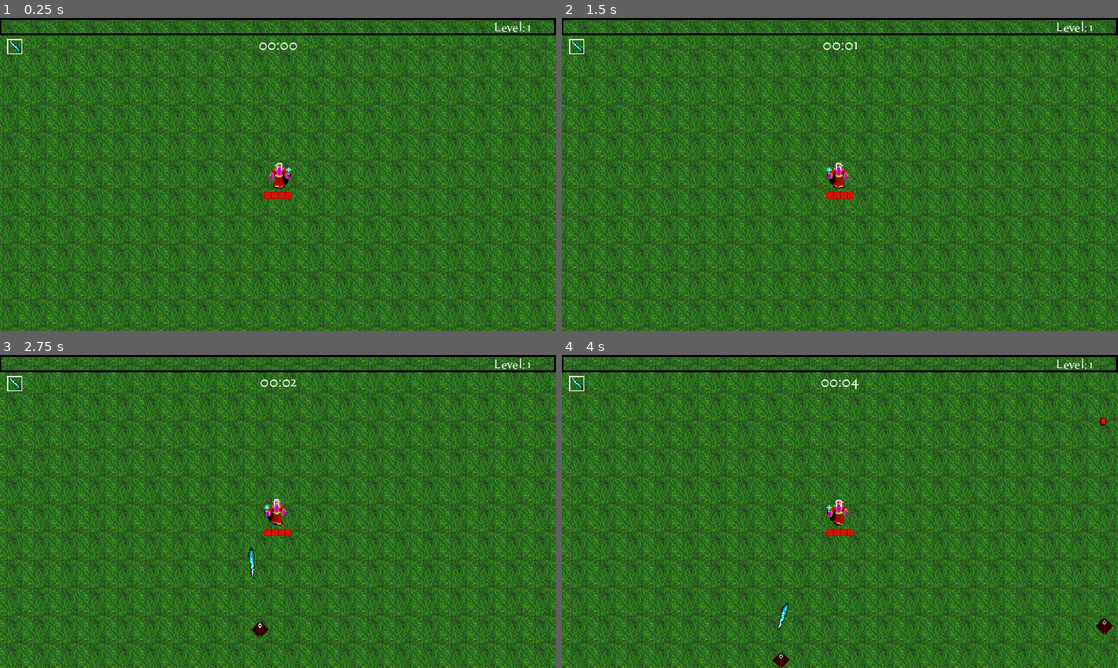
Above: before the commit, frames 1-4 (two rows, left to right).
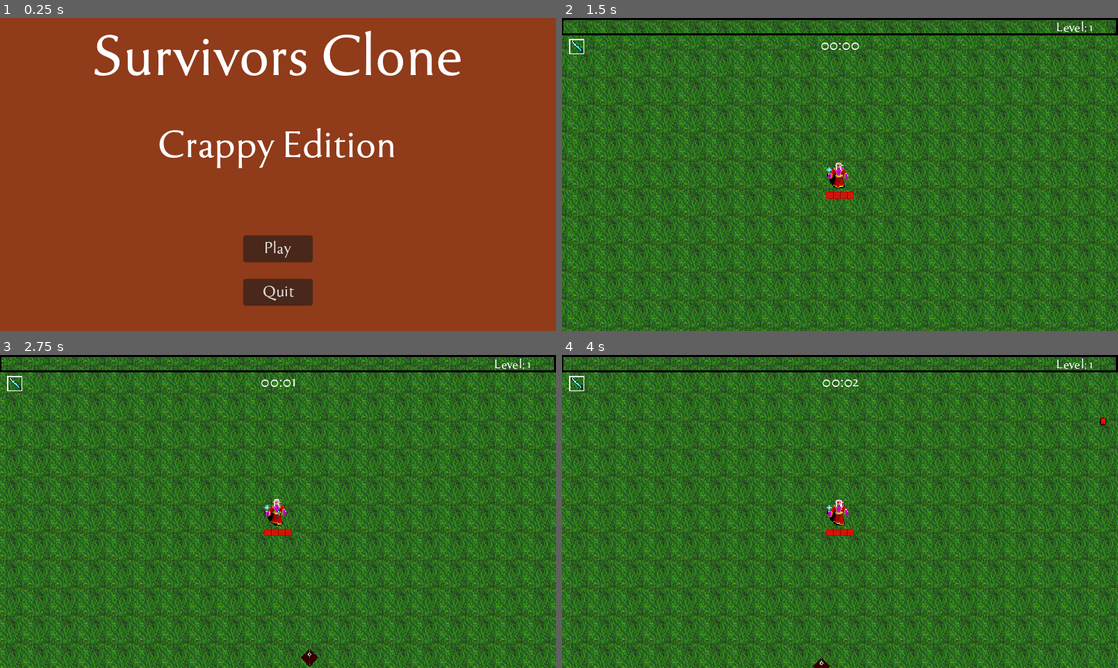
Above: after the commit, the same moments.

Repository: deonblaauw/rfg
Game: Godot game, scene res://Title Screen/menu.tscn
Same seed, same stepped clock (60 frames per second), same inputs: the game is played once before the commit and once after it. Before the commit the project starts from res://World/world.tscn. Sound files missing from this copy of the repository are replaced by a short silence.
Inputs (mouse positions are in pixels of both pictures, inside the frame that each line leads up to):
- Up to frame 1 (0.25 s): no input
- Up to frame 2 (1.5 s): click (840, 249) at 0.5 s, where only the run after the commit has a clickable "Play"; move the mouse to (962, 158) at 1.27 s; hold Right (right) from 1.28 s (still down); click (962, 158) at 1.35 s
- Up to frame 3 (2.75 s): move the mouse to (166, 527) at 2.02 s; release Right (right) at 2.03 s; hold Down (down) from 2.03 s (still down); click (166, 527) at 2.1 s
- Up to frame 4 (4 s): move the mouse to (895, 442) at 2.77 s; release Down (down) at 2.78 s; hold Right (right) 2.78-3.53 s; click (895, 442) at 2.85 s; move the mouse to (812, 574) at 3.52 s; hold Up (up) from 3.53 s (still down); click (812, 574) at 3.6 s

The runs differ from the first frame. In frame 1, 100% of the frame differs, in the area x 0-100%, y 0-100%; in frame 2, 0.1%; in frame 3, 0.3%; in frame 4, 0.4%.

Commit message:
Game done! This is v1.0

Diff:
--- a/Player/player.gd
+++ b/Player/player.gd
@@ -154,7 +154,7 @@
 # using underscore just means we're not using that variable
 func _on_hurt_box_hurt(damage , _angle, _knockback):
 	hp -= clamp(damage-armor, 1.0, INF)
-	print("HP:",hp)
+	#print("HP:",hp)
 	damage_animation.play()
 	if hp <= 0:
 		death()
@@ -444,3 +444,8 @@
 	else:
 		lbl_result.text = "You Lose :("
 		snd_lose.play()
+
+# deathpanel button
+func _on_btn_menu_click_end():
+	get_tree().paused = false
+	var _level = get_tree().change_scene_to_file("res://Title Screen/menu.tscn")
--- a/Player/player.tscn
+++ b/Player/player.tscn
@@ -440,5 +440,6 @@
 [connection signal="timeout" from="Attack/TornadoTimer/TornadoAttackTimer" to="." method="_on_tornado_attack_timer_timeout"]
 [connection signal="area_entered" from="GrabArea" to="." method="_on_grab_area_area_entered"]
 [connection signal="area_entered" from="CollectArea" to="." method="_on_collect_area_area_entered"]
+[connection signal="click_end" from="GUILayer/GUI/DeathPanel/btn_menu" to="." method="_on_btn_menu_click_end"]
 
 [editable path="HurtBox"]
--- /dev/null
+++ b/Title Screen/menu.gd
@@ -0,0 +1,9 @@
+extends Control
+
+var level = "res://World/world.tscn"
+
+func _on_btn_play_click_end():
+	var _level = get_tree().change_scene_to_file(level)
+
+func _on_btn_quit_click_end():
+	get_tree().quit()
--- /dev/null
+++ b/Title Screen/menu.tscn
@@ -0,0 +1,60 @@
+[gd_scene load_steps=4 format=3 uid="uid://c3oeuyt7f50yh"]
+
+[ext_resource type="Script" path="res://Title Screen/menu.gd" id="1_a3crd"]
+[ext_resource type="FontFile" uid="uid://cg3hcea6mc3e7" path="res://Assets/Font/tenderness.otf" id="1_xcutc"]
+[ext_resource type="PackedScene" uid="uid://bmrp6lfqtslyu" path="res://Utility/basic_button.tscn" id="2_58wxw"]
+
+[node name="Menu" type="Control"]
+layout_mode = 3
+anchors_preset = 15
+anchor_right = 1.0
+anchor_bottom = 1.0
+grow_horizontal = 2
+grow_vertical = 2
+script = ExtResource("1_a3crd")
+
+[node name="ColorRect" type="ColorRect" parent="."]
+layout_mode = 0
+offset_right = 644.0
+offset_bottom = 362.0
+color = Color(0.563713, 0.231571, 0.103562, 1)
+
+[node name="Label" type="Label" parent="."]
+layout_mode = 0
+offset_right = 640.0
+offset_bottom = 100.0
+theme_override_fonts/font = ExtResource("1_xcutc")
+theme_override_font_sizes/font_size = 72
+text = "Survivors Clone"
+horizontal_alignment = 1
+vertical_alignment = 1
+
+[node name="Label2" type="Label" parent="."]
+layout_mode = 0
+offset_top = 100.0
+offset_right = 640.0
+offset_bottom = 200.0
+theme_override_fonts/font = ExtResource("1_xcutc")
+theme_override_font_sizes/font_size = 48
+text = "Crappy Edition"
+horizontal_alignment = 1
+vertical_alignment = 1
+
+[node name="btn_play" parent="." instance=ExtResource("2_58wxw")]
+layout_mode = 0
+offset_left = 280.0
+offset_top = 250.0
+offset_right = 360.0
+offset_bottom = 281.0
+text = "Play"
+
+[node name="btn_quit" parent="." instance=ExtResource("2_58wxw")]
+layout_mode = 0
+offset_left = 280.0
+offset_top = 300.0
+offset_right = 360.0
+offset_bottom = 331.0
+text = "Quit"
+
+[connection signal="click_end" from="btn_play" to="." method="_on_btn_play_click_end"]
+[connection signal="click_end" from="btn_quit" to="." method="_on_btn_quit_click_end"]
--- a/World/world.tscn
+++ b/World/world.tscn
@@ -11,6 +11,7 @@
 [ext_resource type="PackedScene" uid="uid://din526jqcag2g" path="res://Enemies/enemy_cyclops.tscn" id="8_lhh2m"]
 [ext_resource type="PackedScene" uid="uid://bhtwowbpnntv4" path="res://Enemies/enemy_juggernaut.tscn" id="9_e77n5"]
 [ext_resource type="PackedScene" uid="uid://csomkf6ugraqy" path="res://Enemies/enemy_super.tscn" id="10_y2wtj"]
+[ext_resource type="AudioStream" uid="uid://btdgv43q6wh5m" path="res://Assets/Audio/Music/battleThemeA.mp3" id="12_504vc"]
 
 [sub_resource type="Resource" id="Resource_h6yrs"]
 script = ExtResource("5_fj1pj")
@@ -103,3 +104,8 @@
 [node name="ExperienceGem" parent="Loot" instance=ExtResource("6_2drv2")]
 position = Vector2(423, -79)
 experience = 50
+
+[node name="snd_music" type="AudioStreamPlayer" parent="."]
+stream = ExtResource("12_504vc")
+volume_db = -15.0
+autoplay = true
--- a/project.godot
+++ b/project.godot
@@ -11,7 +11,7 @@
 [application]
 
 config/name="Dungeonater"
-run/main_scene="res://World/world.tscn"
+run/main_scene="res://Title Screen/menu.tscn"
 config/features=PackedStringArray("4.2", "Forward Plus")
 config/icon="res://icon.svg"
 
Not shown, changed: Assets/Audio/Music/battleThemeA.mp3.import
Not shown: 1 places in World/world.tscn that only renumber resources
